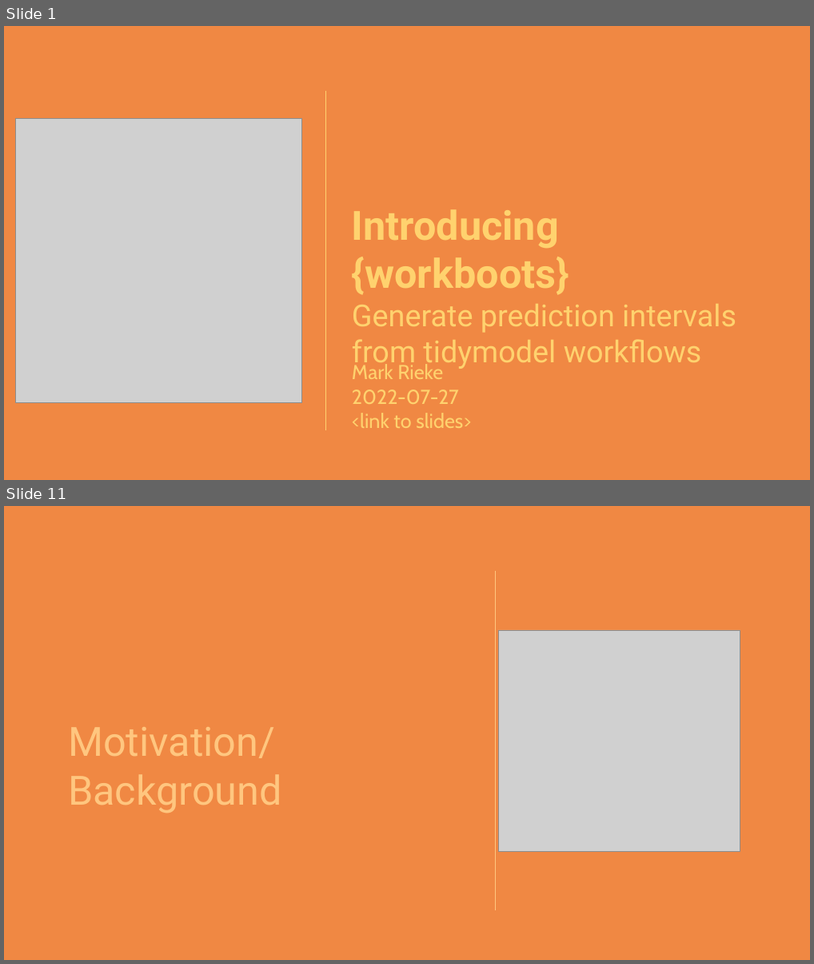
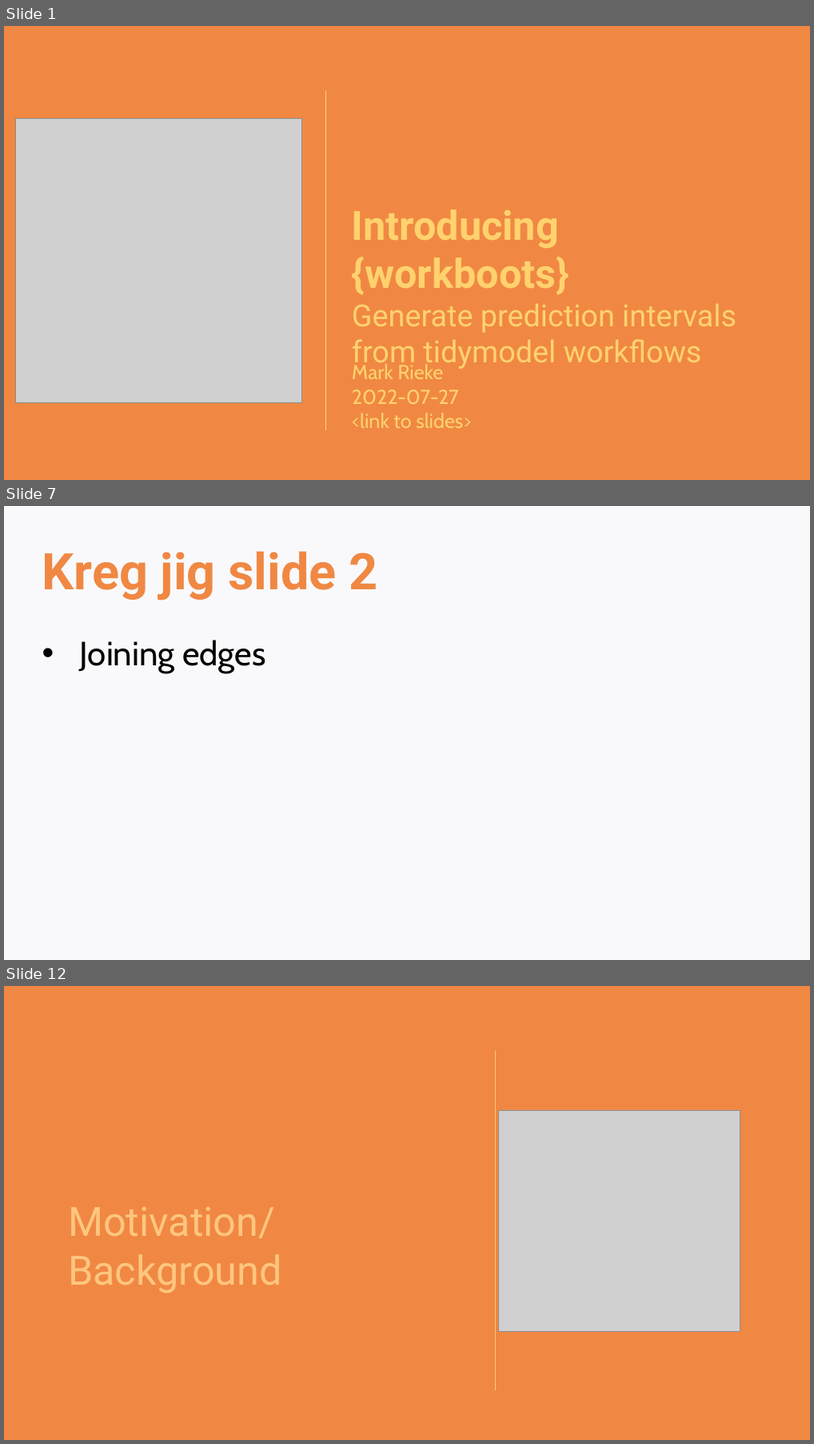
Before and after one commit to markjrieke/rstudio-conf-2022, a slide deck: conf_presentation.PPTX. Shown one above the other, each under a label of ours: slides 1 and 11 before the commit, slides 1, 7 and 12 after it; the slides between them are not shown. The pictures are 814x964 and 814x1444 pixels, drawn with LibreOffice and Linux fonts; fonts in the diff are those of the drawing; grey boxes stand for pictures. Boxes give left, top, right and bottom in pixels: in the first picture for what was removed or moved away, otherwise in the second. Text is boxed around its words. In the diff, an @@ line names an element or a change of style, - is before the commit and + after.

```diff
--- a/conf_presentation.PPTX
+++ b/conf_presentation.PPTX
@@ slide 7 added at (x1=4, y1=506, x2=810, y2=960), background #F9F9FC @@
@@ text added at (x1=42, y1=551, x2=378, y2=600), 60 pt, text #F08843, bold @@
+Kreg jig slide 2
@@ text added at (x1=80, y1=640, x2=266, y2=673), 40 pt, text #000000 @@
+• Joining edges
@@ what was slide 11 is now slide 12 @@
```
Also in this commit, not shown: 14 slides changed, 4 other slides added, 4 slides removed, 3 other files.
